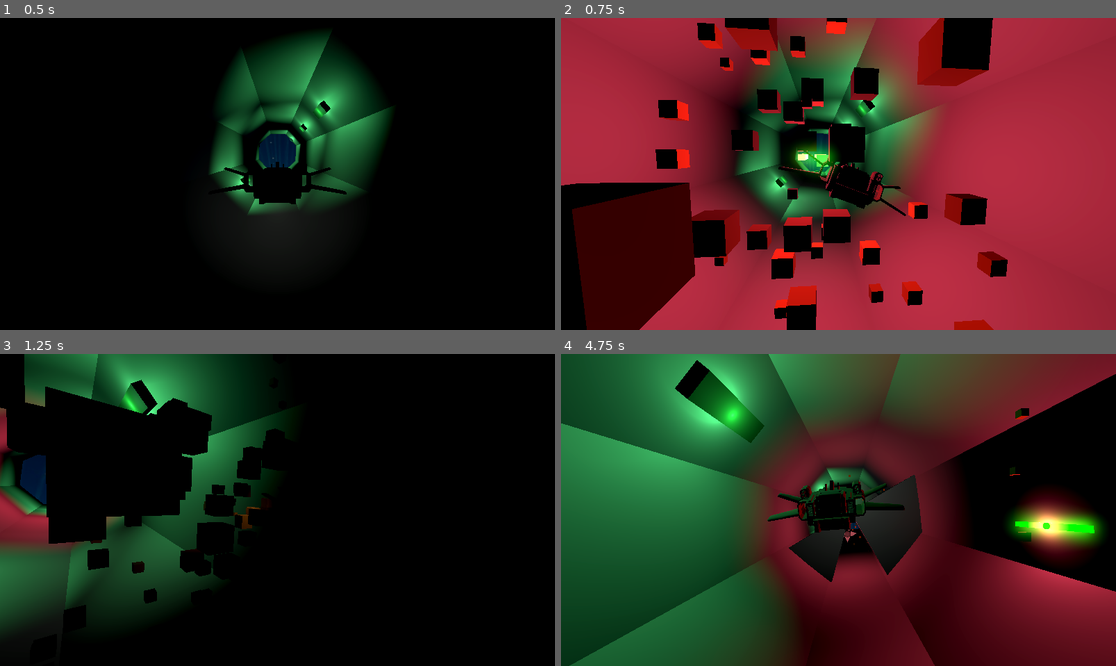
Above: before the commit, frames 1-4 (two rows, left to right).
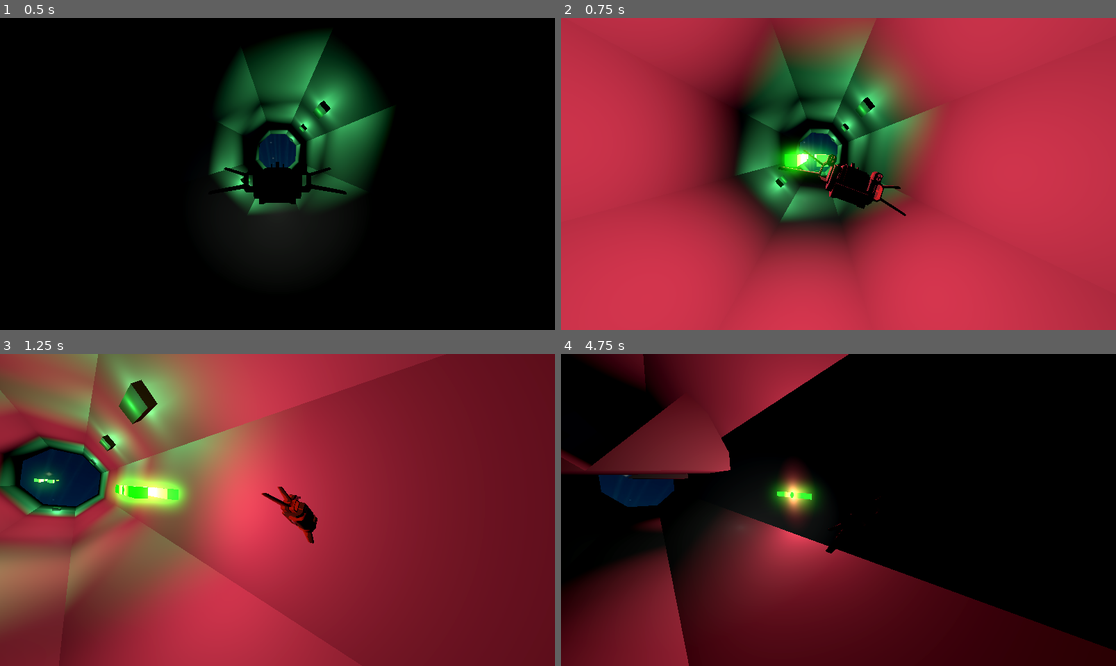
Above: after the commit, the same moments.

Repository: ilyaev/godot-tunnel-wave
Game: Godot game, scene res://world.tscn
Same seed, same stepped clock (60 frames per second), same inputs: the game is played once before the commit and once after it.
Inputs:
- Up to frame 1 (0.5 s): no input
- Up to frame 2 (0.75 s): tap Enter (ui_accept) at 0.5, 0.6 s; hold Right (ui_right) from 0.53 s (still down)
- Up to frame 3 (1.25 s): keep holding Right (ui_right); tap Enter (ui_accept) at 0.77, 1.07 s
- Up to frame 4 (4.75 s): release Right (ui_right) at 1.28 s; hold Down (ui_down) 1.28-2.03 s; tap Enter (ui_accept) at 1.35, 1.52, 1.82, 2.1, 2.85, 3.02, 3.32, 3.6, 3.77, 4.07, 4.35, 4.52 s; hold Right (ui_right) 2.03-2.78 s; hold Up (ui_up) 2.78-3.53 s; hold Left (ui_left) from 3.53 s (still down)

Frame 1 is identical in both runs. In frame 2, 39% of the frame differs, in the area x 0-100%, y 0-100%; in frame 3, 98%; in frame 4, 79%.

Commit message:
feat: some variations for obstacles

Diff:
--- a/enemies/enemy.gd
+++ b/enemies/enemy.gd
@@ -8,7 +8,7 @@
 
 @onready var bullet = preload("res://player/bullets/bullet.tscn")
 
-signal bullet_hit(particle: MeshInstance3D, ray: RayCast3D)
+signal bullet_hit(particle: MeshInstance3D, ray: RayCast3D, bullet)
 
 func _ready():
 	fire_speed += randf()
@@ -19,6 +19,7 @@
 	if T > fire_speed:
 		T = 0
 		var b = bullet.instantiate()
+		b.set_meta('side', 'enemy')
 		b.init(position + Vector3(0, 0, 1.5) + Vector3(randf()-.5, randf()-.5, 0))
 		b.direction = Vector3(0 ,0, -1)
 		b.connect("bullet_hit", bullet_hit_func)
@@ -28,6 +29,6 @@
 			fire_speed = .15
 
 
-func bullet_hit_func(pos : Vector3, ray : RayCast3D):
+func bullet_hit_func(pos : Vector3, ray : RayCast3D, bullet):
 	var particle = ray.get_collider().get_parent()
-	bullet_hit.emit(particle, ray)
+	bullet_hit.emit(particle, ray, bullet)
--- a/enemies/enemy.tscn
+++ b/enemies/enemy.tscn
@@ -31,6 +31,7 @@
 
 [node name="MeshInstance3D" type="MeshInstance3D" parent="."]
 transform = Transform3D(1, 0, 0, 0, 1, 0, 0, 0, 1, 0, 0.170319, 0)
+visible = false
 mesh = SubResource("PrismMesh_an13s")
 
 [node name="StaticBody3D" type="StaticBody3D" parent="MeshInstance3D"]
@@ -41,6 +42,7 @@
 
 [node name="MeshInstance3D3" type="MeshInstance3D" parent="."]
 transform = Transform3D(0.112475, 0.993655, 0, -0.993655, 0.112475, 0, 0, 0, 1, 0.329566, -0.15295, 0)
+visible = false
 mesh = SubResource("PrismMesh_an13s")
 
 [node name="StaticBody3D" type="StaticBody3D" parent="MeshInstance3D3"]
@@ -51,6 +53,7 @@
 
 [node name="MeshInstance3D4" type="MeshInstance3D" parent="."]
 transform = Transform3D(-0.112399, -0.992983, 0.0367484, -0.993654, 0.112475, -1.84789e-18, -0.00413327, -0.0365152, -0.999325, -0.292229, -0.15295, 0)
+visible = false
 mesh = SubResource("PrismMesh_an13s")
 
 [node name="StaticBody3D" type="StaticBody3D" parent="MeshInstance3D4"]
@@ -61,6 +64,7 @@
 
 [node name="MeshInstance3D2" type="MeshInstance3D" parent="."]
 transform = Transform3D(1, 0, 0, 0, -0.99805, -0.0624247, 0, 0.0624247, -0.99805, 0, -0.496056, 0)
+visible = false
 mesh = SubResource("PrismMesh_an13s")
 
 [node name="StaticBody3D" type="StaticBody3D" parent="MeshInstance3D2"]
--- a/player/bullets/bullet.gd
+++ b/player/bullets/bullet.gd
@@ -5,7 +5,7 @@
 var direction = Vector3(0,0,1)
 var T = 0
 
-signal bullet_hit(pos, ray)
+signal bullet_hit(pos, ray, bullet)
 
 @onready var ray = $ray
 @onready var light = $light
@@ -27,8 +27,7 @@
 
 func _physics_process(_delta):
 	if ray.is_colliding():
-		bullet_hit.emit(ray.get_collision_point(), ray)
-		queue_free()
+		bullet_hit.emit(ray.get_collision_point(), ray, self)
 
 func init(pos):
 	position = pos
--- a/player/bullets/bullet.tscn
+++ b/player/bullets/bullet.tscn
@@ -16,6 +16,7 @@
 
 [node name="bullet" type="Node3D"]
 script = ExtResource("1_fhb7q")
+metadata/side = ""
 
 [node name="mesh" type="MeshInstance3D" parent="."]
 mesh = SubResource("BoxMesh_xiemg")
--- a/player/ship.gd
+++ b/player/ship.gd
@@ -1,3 +1,4 @@
+@tool
 extends Node3D
 
 @export var autofire = false
@@ -17,7 +18,7 @@
 
 var T = 0
 
-signal bullet_hit(particle: MeshInstance3D, ray: RayCast3D)
+signal bullet_hit(particle: MeshInstance3D, ray: RayCast3D, bullet)
 
 @onready var bullet = preload("res://player/bullets/bullet.tscn")
 @onready var camera = $"../camera"
@@ -39,6 +40,7 @@
 	velocity = min(max_velocity, velocity + a*delta)
 	if T > 0.25 && autofire:
 		var b = bullet.instantiate()
+		b.set_meta('side', 'player')
 		b.init(position)
 		b.connect("bullet_hit", bullet_hit_func)
 		add_child(b)
@@ -101,18 +103,20 @@
 
 	if Input.is_action_just_pressed("ui_accept"):
 		var b = bullet.instantiate()
+		b.set_meta('side', 'player')
 		b.init(position + bullet_point.position + Vector3(0,0,-0.5))
 		b.connect("bullet_hit", bullet_hit_func)
 		get_parent().add_child(b)
 
 		var b2 = bullet.instantiate()
+		b2.set_meta('side', 'player')
 		b2.init(position + bullet_point.position * Vector3(-1, 1, 1) + Vector3(0,0,-0.5))
 		b2.connect("bullet_hit", bullet_hit_func)
 		get_parent().add_child(b2)
 
-func bullet_hit_func(pos : Vector3, ray : RayCast3D):
+func bullet_hit_func(pos : Vector3, ray : RayCast3D, bullet):
 	var particle = ray.get_collider().get_parent()
-	bullet_hit.emit(particle, ray)
+	bullet_hit.emit(particle, ray, bullet)
 	pass
 
 func _on_area_3d_body_entered(body):
--- a/player/ship_model.tscn
+++ b/player/ship_model.tscn
@@ -16,6 +16,7 @@
 [node name="Spaceship_FinnTheFrog2" parent="." index="0"]
 material_override = SubResource("StandardMaterial3D_dbm1u")
 script = ExtResource("3_lxm15")
+metadata/side = "player"
 
 [node name="ShipBody" type="StaticBody3D" parent="Spaceship_FinnTheFrog2" index="0"]
 collision_layer = 4
--- /dev/null
+++ b/sandbox/sandbox.gd
@@ -0,0 +1,29 @@
+extends Node3D
+
+
+var pieS = preload("res://tunnel/obstacles/piewall/pie.tscn")
+
+
+var T = 0
+
+# Called when the node enters the scene tree for the first time.
+func _ready():
+	pass # Replace with function body.
+
+
+# Called every frame. 'delta' is the elapsed time since the previous frame.
+func _process(delta):
+	T += delta
+	if T > 0.5:
+		T = 0
+		var i = randi_range(0,5)
+		var density = 6
+		var scale_vector = Vector3(1, 1, 1)
+		var pie = pieS.instantiate()
+		pie.fill = .6
+		pie.basis = pie.basis.rotated(Vector3.FORWARD, i * PI*2/density).scaled(scale_vector)
+		pie.acceleration = Vector3(randf_range(-10,10),randf_range(5,15),-randf_range(10,16))
+		pie.inactive = true
+		add_child(pie)
+
+	pass
--- /dev/null
+++ b/sandbox/sandbox.tscn
@@ -0,0 +1,31 @@
+[gd_scene load_steps=5 format=3 uid="uid://ch8go3grluo8w"]
+
+[ext_resource type="Script" path="res://sandbox/sandbox.gd" id="1_dh124"]
+
+[sub_resource type="ProceduralSkyMaterial" id="ProceduralSkyMaterial_pw1kn"]
+sky_top_color = Color(0.384314, 0.454902, 0.54902, 1)
+sky_horizon_color = Color(0.646078, 0.655975, 0.670505, 1)
+ground_horizon_color = Color(0.646078, 0.655975, 0.670505, 1)
+
+[sub_resource type="Sky" id="Sky_q3442"]
+sky_material = SubResource("ProceduralSkyMaterial_pw1kn")
+
+[sub_resource type="Environment" id="Environment_ljp26"]
+background_mode = 2
+sky = SubResource("Sky_q3442")
+tonemap_mode = 2
+glow_enabled = true
+
+[node name="sandbox" type="Node3D"]
+script = ExtResource("1_dh124")
+
+[node name="WorldEnvironment" type="WorldEnvironment" parent="."]
+environment = SubResource("Environment_ljp26")
+
+[node name="DirectionalLight3D" type="DirectionalLight3D" parent="."]
+transform = Transform3D(-0.866023, -0.500003, -1.81001e-06, 0, -3.61999e-06, 1, -0.500003, 0.866023, 3.135e-06, 0, 0, 0)
+light_color = Color(0.85098, 0.607843, 0.235294, 1)
+shadow_enabled = true
+
+[node name="Camera3D" type="Camera3D" parent="."]
+transform = Transform3D(1, 0, 0, 0, 0.986349, -0.164669, 0, 0.164669, 0.986349, 0, 0.478206, 2.78745)
--- a/tunnel/obstacles/obstacles.gd
+++ b/tunnel/obstacles/obstacles.gd
@@ -42,11 +42,26 @@
 	obs.radius = radius
 	obs.height = height
 	obs.fill.clear()
+	var n = randf_range(0, 1)
 	for f in obs.density:
-		if n21(index, f) > .2:
-			obs.fill.append(1)
+		if n > .5:
+			if n > .7:
+				obs.fill.append(max(.2, min(1., abs(n21(index,f)*1.5))))
+			else:
+				var angle = 6.28/obs.density * f
+				var hn = max(.3, min(.8, abs(GlobalNoise.n21(index + sin(angle) * 2.5, index + cos(angle) * 2.5) * 2)))
+				print([index, f, hn])
+				obs.fill.append(hn)
 		else:
-			obs.fill.append(0)
-	obs.fill[randi_range(0, density-1)] = 0
+			if n21(index, f) > .2:
+				obs.fill.append(1)
+			else:
+				obs.fill.append(0)
+
+	if n > .5:
+		pass
+	else:
+		obs.fill[randi_range(0, density-1)] = 0
+
 	obs.set_position(Vector3(0, 0, -index * length_base + length_base / 2.))
 	add_child(obs)
--- a/tunnel/obstacles/piewall/pie.gd
+++ b/tunnel/obstacles/piewall/pie.gd
@@ -1,25 +1,45 @@
+@tool
 extends MeshInstance3D
 
 var x = 0
 var y = 0
 var surface = SurfaceTool.new()
 var mat = null
-var density = 6
+@export var density = 6
 var radius = 2
 var height = 2
 var vertices = []
 var uv_scale = 1.
 var uv_split = false
 var opening = 1.
+@export var fill = .5
+var _mesh = ArrayMesh.new()
+var inactive = false
+var gravity = Vector3.DOWN * 9.8
+var velocity = Vector3(0,0,0)
+var acceleration = Vector3(0,0,0)
+var TTL = 3
+var T = 0
 
 func _ready():
 	build_mesh()
 	build_material()
 	build_collision()
 
+
+func _process(delta):
+	if inactive == false:
+		return
+
+	acceleration += gravity * delta
+	position += acceleration * delta
+
+	T += delta
+	if T > TTL:
+		queue_free()
+
+
 func build_mesh():
-	var _mesh = ArrayMesh.new()
-
 	if _mesh.get_surface_count() > 0:
 		_mesh.surface_remove(0)
 
@@ -34,69 +54,18 @@
 	var step = 2 * PI / density
 
 	for n in range(density):
-		var x = radius * sin(step * n)
-		var y = radius * cos(step * n)
-
-		verts[n] = Vector3(x,y,0)
+		var x1 = radius * sin(step * n)
+		var y1 = radius * cos(step * n)
+
+		verts[n] = Vector3(x1,y1,0)
 		verts2[n] = verts[n] - Vector3(0,0,height)
 
 	surface.set_smooth_group(-1)
 
-
-	#FACE
-	surface.set_uv(Vector2(0,0))
-	surface.add_vertex(verts[1])
-	surface.set_uv(Vector2(0,1))
-	surface.add_vertex(Vector3(0,0,0))
-	surface.set_uv(Vector2(1,1))
-	surface.add_vertex(verts[0])
-
-	#CAP
-	surface.set_uv(Vector2(0,0))
-	surface.add_vertex(verts[0])
-	surface.set_uv(Vector2(0,1))
-	surface.add_vertex(verts2[0])
-	surface.set_uv(Vector2(1,1))
-	surface.add_vertex(verts2[1])
-
-	surface.set_uv(Vector2(0,0))
-	surface.add_vertex(verts2[1])
-	surface.set_uv(Vector2(0,1))
-	surface.add_vertex(verts[1])
-	surface.set_uv(Vector2(1,1))
-	surface.add_vertex(verts[0])
-
-
-	#LEFT Quad
-	surface.set_uv(Vector2(0,0))
-	surface.add_vertex(verts2[0])
-	surface.set_uv(Vector2(0,1))
-	surface.add_vertex(verts[0])
-	surface.set_uv(Vector2(1,1))
-	surface.add_vertex(-Vector3(0,0,height))
-
-	surface.set_uv(Vector2(0,0))
-	surface.add_vertex(-Vector3(0,0,height))
-	surface.set_uv(Vector2(0,1))
-	surface.add_vertex(verts[0])
-	surface.set_uv(Vector2(1,1))
-	surface.add_vertex(Vector3(0,0,0))
-
-	#RIGHT Quad
-	surface.set_uv(Vector2(0,0))
-	surface.add_vertex(verts[1])
-	surface.set_uv(Vector2(0,1))
-	surface.add_vertex(verts2[1])
-	surface.set_uv(Vector2(1,1))
-	surface.add_vertex(-Vector3(0,0,height))
-
-
-	surface.set_uv(Vector2(0,0))
-	surface.add_vertex(verts[1])
-	surface.set_uv(Vector2(0,1))
-	surface.add_vertex(-Vector3(0,0,height))
-	surface.set_uv(Vector2(1,1))
-	surface.add_vertex(Vector3(0,0,0))
+	if (fill < 1):
+		build_partial_mesh(verts, verts2)
+	else:
+		build_full_mesh(verts, verts2)
 
 	surface.index()
 	surface.generate_normals()
@@ -107,6 +76,101 @@
 	vertices = verts
 
 	set_mesh(_mesh)
+
+func add_quad(v1,v2,v3,v4):
+	surface.set_uv(Vector2(0,0))
+	surface.add_vertex(v1)
+	surface.set_uv(Vector2(1,0))
+	surface.add_vertex(v2)
+	surface.set_uv(Vector2(0,1))
+	surface.add_vertex(v4)
+
+	surface.set_uv(Vector2(1,0))
+	surface.add_vertex(v2)
+	surface.set_uv(Vector2(1,1))
+	surface.add_vertex(v3)
+	surface.set_uv(Vector2(0,1))
+	surface.add_vertex(v4)
+
+func build_partial_mesh(verts, verts2):
+	var projection = Vector3(0,0,0)
+	var center1 = Vector3((verts[0].x - projection.x) * (1. - fill), (verts[0].y - projection.y) * (1. - fill),0)
+	var center2 = Vector3((verts[1].x - projection.x) * (1. - fill), (verts[1].y - projection.y) * (1. - fill),0)
+	var center1_back = center1 - Vector3(0,0,height)
+	var center2_back = center2 - Vector3(0,0,height)
+
+	#FACE
+	add_quad(verts[0],verts[1], center2, center1)
+
+	#CAP
+	add_quad(center2, center2_back, center1_back, center1)
+
+	#RIGHT Quad
+	add_quad(verts[0], center1, center1_back, verts2[0])
+
+	#LEFT Quad
+	add_quad(verts[1], verts2[1], center2_back, center2)
+
+func build_full_mesh(verts, verts2):
+	var center = Vector3(0, 0, 0)
+	var center_back = center - Vector3(0, 0, height)
+
+	#FACE
+	surface.set_uv(Vector2(0,0))
+	surface.add_vertex(verts[1])
+	surface.set_uv(Vector2(0,1))
+
+	surface.add_vertex(center)
+
+	surface.set_uv(Vector2(1,1))
+	surface.add_vertex(verts[0])
+
+	#CAP
+	surface.set_uv(Vector2(0,0))
+	surface.add_vertex(verts[0])
+	surface.set_uv(Vector2(0,1))
+	surface.add_vertex(verts2[0])
+	surface.set_uv(Vector2(1,1))
+	surface.add_vertex(verts2[1])
+
+	surface.set_uv(Vector2(0,0))
+	surface.add_vertex(verts2[1])
+	surface.set_uv(Vector2(0,1))
+	surface.add_vertex(verts[1])
+	surface.set_uv(Vector2(1,1))
+	surface.add_vertex(verts[0])
+
+
+	#LEFT Quad
+	surface.set_uv(Vector2(0,0))
+	surface.add_vertex(verts2[0])
+	surface.set_uv(Vector2(0,1))
+	surface.add_vertex(verts[0])
+	surface.set_uv(Vector2(1,1))
+	surface.add_vertex(center_back)
+
+	surface.set_uv(Vector2(0,0))
+	surface.add_vertex(center_back)
+	surface.set_uv(Vector2(0,1))
+	surface.add_vertex(verts[0])
+	surface.set_uv(Vector2(1,1))
+	surface.add_vertex(center)
+
+	#RIGHT Quad
+	surface.set_uv(Vector2(0,0))
+	surface.add_vertex(verts[1])
+	surface.set_uv(Vector2(0,1))
+	surface.add_vertex(verts2[1])
+	surface.set_uv(Vector2(1,1))
+	surface.add_vertex(center_back)
+
+
+	surface.set_uv(Vector2(0,0))
+	surface.add_vertex(verts[1])
+	surface.set_uv(Vector2(0,1))
+	surface.add_vertex(center_back)
+	surface.set_uv(Vector2(1,1))
+	surface.add_vertex(center)
 
 
 func build_material():
@@ -119,6 +183,8 @@
 	set_instance_shader_parameter('y', float(y))
 	set_instance_shader_parameter('uvSplit', uv_split)
 	set_instance_shader_parameter('opening', float(opening))
+	set_instance_shader_parameter('fill', float(fill))
+
 
 func build_collision():
 	create_trimesh_collision()
@@ -130,8 +196,8 @@
 
 
 func take_hit(collision_point : Vector3):
-	pass
-#	if get_parent().floating:
-#		get_parent().queue_free()
-#	else:
-#		queue_free()
+	if inactive == true:
+		pass
+	else:
+		inactive = true
+	acceleration = Vector3(randf_range(-10,10),randf_range(5,15),-randf_range(30,46))
--- a/tunnel/obstacles/piewall/pie.gdshader
+++ b/tunnel/obstacles/piewall/pie.gdshader
@@ -7,6 +7,7 @@
 instance uniform float uvScale;
 instance uniform bool uvSplit;
 instance uniform float opening;
+instance uniform float fill;
 
 void vertex() {
 	vertex_position = (MODEL_MATRIX * vec4(VERTEX, 1.0)).xyz;
@@ -22,17 +23,21 @@
 
 	vec3 borderColor = vec3(.9, .3, .1);
 	vec3 borderColorBlue = vec3(.1, .3, .9);
+	vec3 col = pow(.2/uv.x, 1.2) * borderColor;
 
-	vec3 col = pow(.2/uv.x, 1.2) * borderColor;
-	col += pow(.2 / abs(uv.y - 1.), 1.2) * borderColor;
-	col += pow((.5 + sin(x + TIME * 3. + y) * .49) / abs(uv.y - uv.x), 1.2) * borderColorBlue;
-
-
-	if (uvSplit) {
-		col += pow(.2 / abs((uv.y - uv.x - .5 + sin(TIME + y + x) * .3)), 1.2) * vec3(.9, .3, .1);
+	if (fill < 1.) {
+		col += pow(.2 / abs(uv.y - 1.), 1.2) * borderColor;
+		col += pow((.5 + sin(x + TIME * 3. + y) * .49) / uv.y, 1.2) * borderColorBlue;
+		col += pow(.2/abs(uv.x - 1.), 1.2) * borderColor;
+		col /= 4.;
+	} else {
+		col += pow(.2 / abs(uv.y - 1.), 1.2) * borderColor;
+		col += pow((.5 + sin(x + TIME * 3. + y) * .49) / abs(uv.y - uv.x), 1.2) * borderColorBlue;
+		if (uvSplit) {
+			col += pow(.2 / abs((uv.y - uv.x - .5 + sin(TIME + y + x) * .3)), 1.2) * vec3(.9, .3, .1);
+		}
+		col /= 3.;
 	}
-
-	col /= 3.;
 
 	ALBEDO = col;
 	RIM = 0.;
--- a/tunnel/obstacles/piewall/piewall.gd
+++ b/tunnel/obstacles/piewall/piewall.gd
@@ -18,7 +18,7 @@
 var shader_code : Shader = preload("res://tunnel/obstacles/piewall/pie.gdshader")
 
 func _ready():
-	rotate_z(PI/density + randi_range(0, density) * PI*2/density)
+	# rotate_z(PI/density + randi_range(0, density) * PI*2/density)
 	build_material()
 	var uv_scale =  1
 	var uv_split = false
@@ -41,7 +41,7 @@
 	# 	opening = randf()
 
 	for i in density:
-		if fill[i] == 1:
+		if fill[i] > 0:
 			var pi = pie.instantiate()
 			pi.density = density
 			pi.mat = mat
@@ -53,6 +53,7 @@
 			pi.uv_scale = uv_scale
 			pi.uv_split = uv_split
 			pi.opening = opening
+			pi.fill = fill[i]
 			add_child(pi)
 
 
--- a/tunnel/tunnel.gd
+++ b/tunnel/tunnel.gd
@@ -40,16 +40,23 @@
 
 	enemies.loop = loop
 
-	if (current_z - loop.x) > 0:
-		spawn_target(loop.y)
+	# if (current_z - loop.x) > 0:
+	# 	spawn_target(loop.y)
 
 func spawn_target(index):
-	enemies.spawn(index, bullet_hit)
+	enemies.spawn(index, bullet_hit_enemy)
 
+func bullet_hit_enemy(mesh, ray : RayCast3D, bullet):
+	if mesh.has_method("take_hit"):
+		mesh.take_hit(ray.get_collision_point())
 
-func bullet_hit(mesh, ray : RayCast3D):
+func bullet_hit(mesh, ray : RayCast3D, bullet):
+	if ray.get_parent().get_meta("side", "ray") == mesh.get_meta("side", "mesg"):
+		return
+
+	bullet.queue_free()
 	var expl = explosion.instantiate()
-	expl.position = ray.get_collision_point()
+	expl.position = ray.get_collision_point() # mesh.get_parent().position
 	get_parent().add_child(expl)
 
 	if mesh.has_method("take_hit"):
